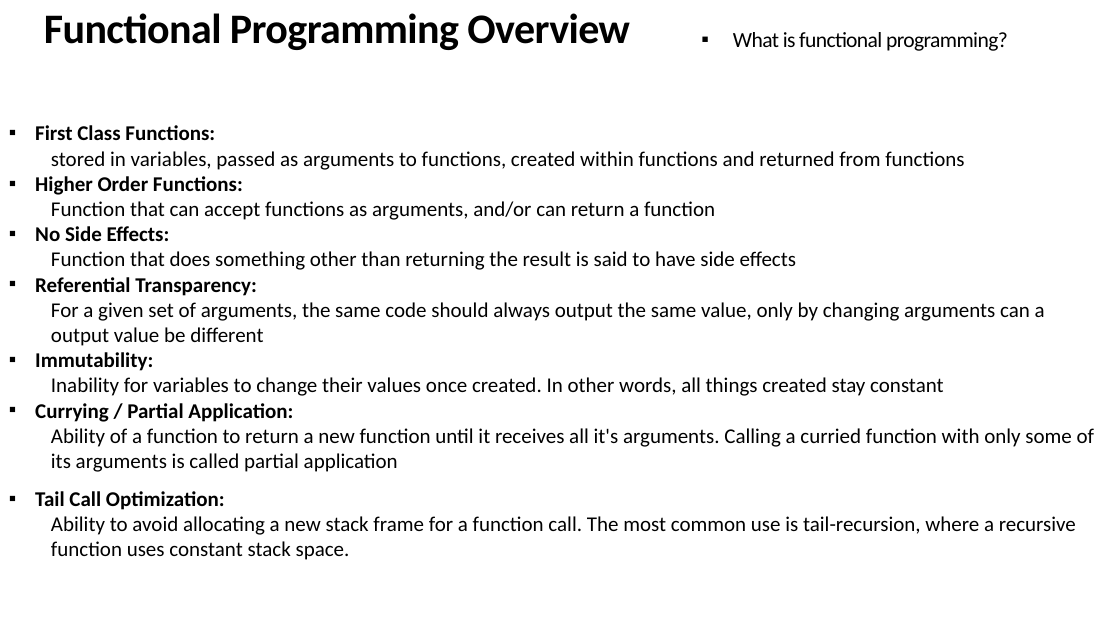
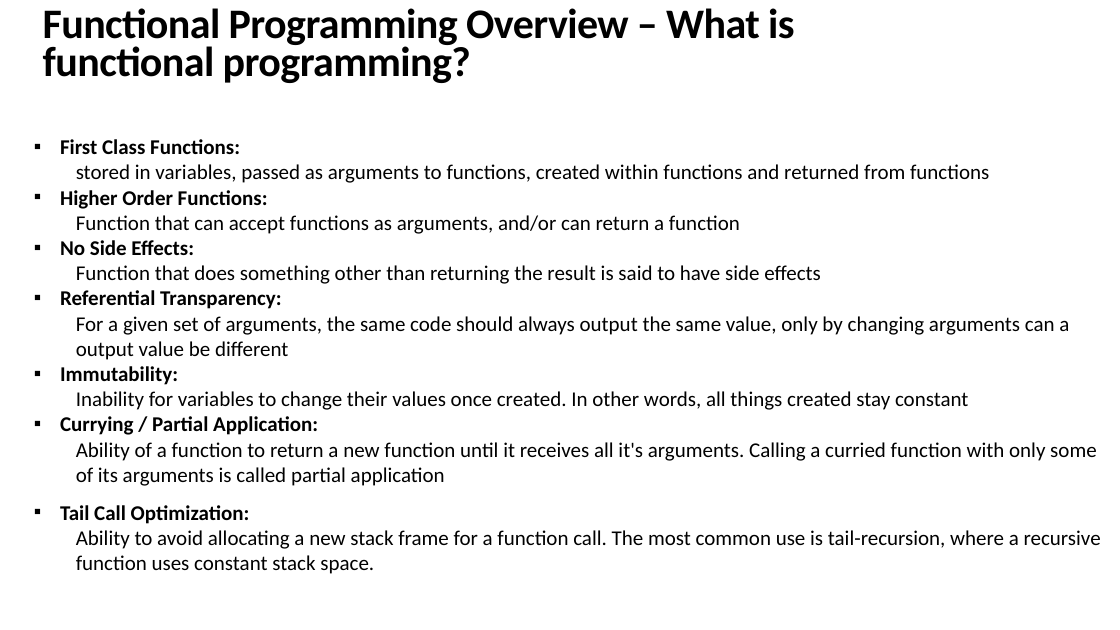
Before and after one commit to srdjan/workshop-functional-js, a slide deck: slide 19 of Functional-javascript.pptx. Drawn at 1120x630 pixels with LibreOffice and Linux fonts; fonts in the diff are those of the drawing. Boxes give left, top, right and bottom in pixels: in the first picture for what was removed or moved away, otherwise in the second. Text is boxed around its words. In the diff, an @@ line names an element or a change of style, - is before the commit and + after.

```diff
--- a/Functional-javascript.pptx
+++ b/Functional-javascript.pptx
@@ text at (43,8,794,83): text changed @@
-Functional Programming Overview
+Functional Programming Overview – What is functional programming?
@@ text removed at (733,32,1008,51) @@
-▪ What is functional programming?
@@ text "First Class Functions:": place and size @@
-text "First Class Functions:" at (35,125,1094,560)
+text "First Class Functions:" at (60,139,1101,574)
@@ text at (76,442,1096,486): text changed @@
-  Ability of a function to return a new function until it receives all it's arguments. Calling a curried function with only some of its arguments is called partial application
+  Ability of a function to return a new function until it receives all it's arguments. Calling a curried function with only some
+  of its arguments is called partial application
```
Also in this commit, not shown: 38 other slides changed, 2 other files.
